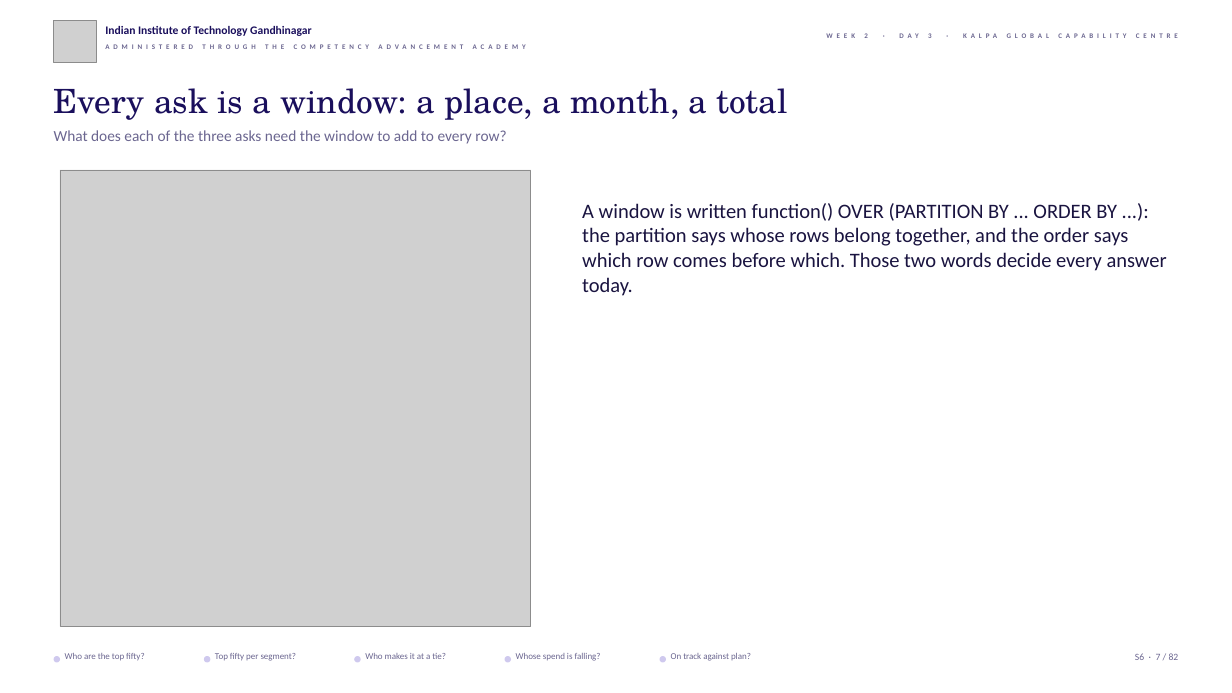
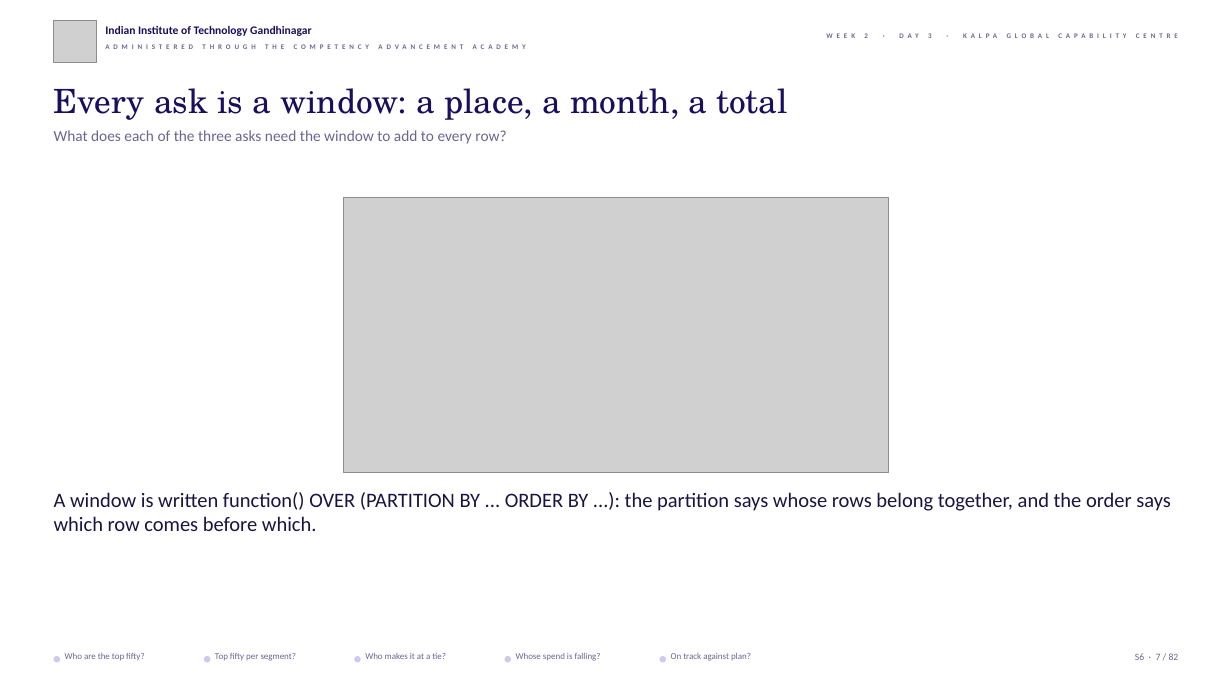
Before and after one commit to fde-academy-lab/c2-content-factory, a slide deck: slide 7 of content/W02/D3/slides/C2_W02_D03_half1_STUDENT.pptx. Drawn at 1232x693 pixels with LibreOffice and Linux fonts; fonts in the diff are those of the drawing; grey boxes stand for pictures; background and template pictures are left out. Boxes give left, top, right and bottom in pixels: in the first picture for what was removed or moved away, otherwise in the second. Text is boxed around its words. In the diff, an @@ line names an element or a change of style, - is before the commit and + after.

```diff
--- a/content/W02/D3/slides/C2_W02_D03_half1_STUDENT.pptx
+++ b/content/W02/D3/slides/C2_W02_D03_half1_STUDENT.pptx
@@ picture removed at (x1=60, y1=170, x2=531, y2=627) @@
@@ picture added at (x1=344, y1=198, x2=888, y2=472) @@
@@ text at (x1=54, y1=492, x2=1171, y2=531): text changed @@
-A window is written function() OVER (PARTITION BY ... ORDER BY ...): the partition says whose rows belong together, and the order says which row comes before which. Those two words decide every answer today.
+A window is written function() OVER (PARTITION BY ... ORDER BY ...): the partition says whose rows belong together, and the order says which row comes before which.
```
Also in this commit, not shown: 26 other slides changed, 23 other files.
